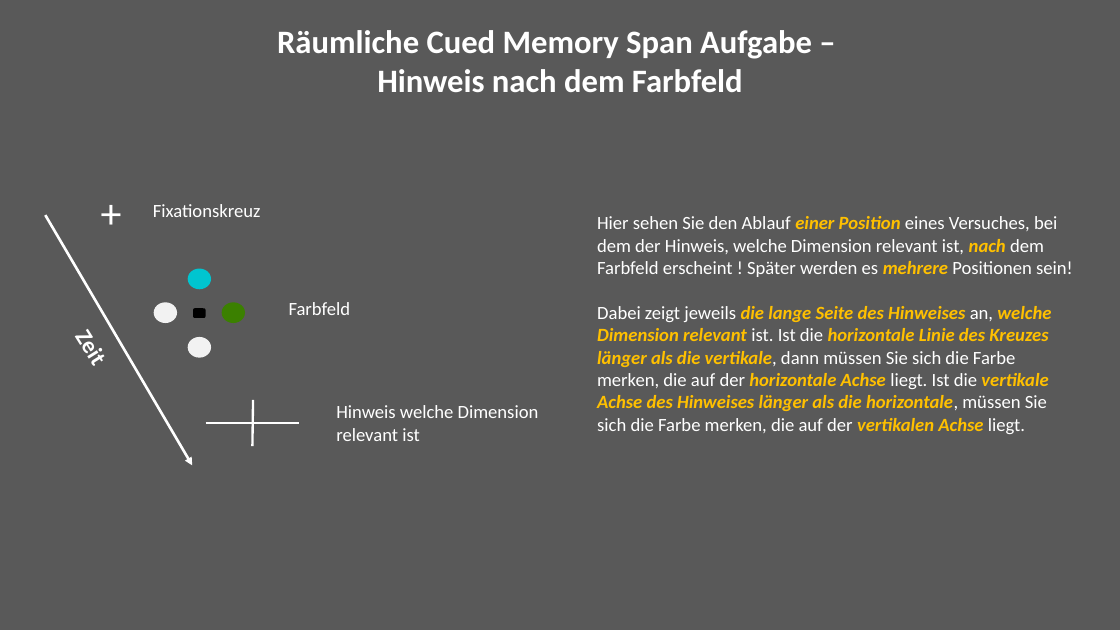
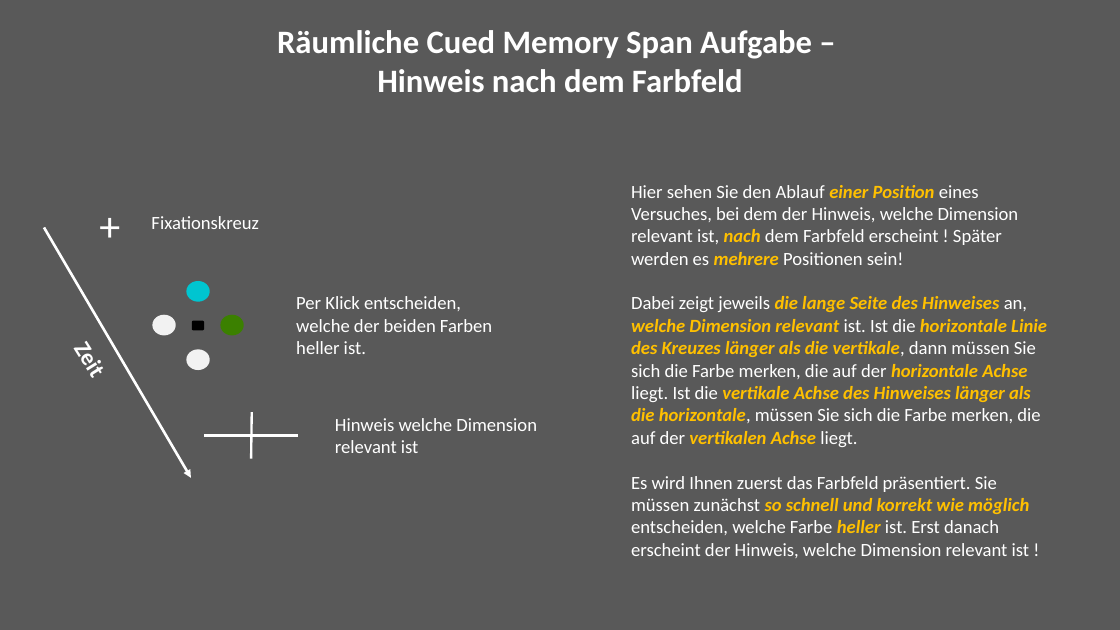
Before and after one commit to jgman86/neurocognitive-psychometrics, a slide deck: slide 4 of M3-ExpSpatial/Instructions/Instructions_spatial.pptx. Drawn at 1120x630 pixels with LibreOffice and Linux fonts; fonts in the diff are those of the drawing. Boxes give left, top, right and bottom in pixels: in the first picture for what was removed or moved away, otherwise in the second. Text is boxed around its words. In the diff, an @@ line names an element or a change of style, - is before the commit and + after.

```diff
--- a/M3-ExpSpatial/Instructions/Instructions_spatial.pptx
+++ b/M3-ExpSpatial/Instructions/Instructions_spatial.pptx
@@ text "Hier sehen Sie den Ablauf ...": place and size @@
-text "Hier sehen Sie den Ablauf ..." at bbox=[597, 216, 1073, 434]
+text "Hier sehen Sie den Ablauf ..." at bbox=[631, 185, 1047, 558]
@@ text added at bbox=[296, 296, 492, 354], 16 pt, text #FFFFFF @@
+Per Klick entscheiden,
+welche der beiden Farben
+heller ist.
@@ text removed at bbox=[289, 302, 351, 315] @@
-Farbfeld
@@ 3 ellipses, 2 texts, 1 rounded rectangle, 1 arrow, 1 line: place and size @@
-3 ellipses, 2 texts, 1 rounded rectangle, 1 arrow, 1 line at bbox=[45, 182, 253, 465]
+3 ellipses, 2 texts, 1 rounded rectangle, 1 arrow, 1 line at bbox=[44, 195, 252, 478]
@@ 2 texts, 1 ellipse, 1 line: place and size @@
-2 texts, 1 ellipse, 1 line at bbox=[153, 204, 539, 441]
+2 texts, 1 ellipse, 1 line at bbox=[151, 216, 537, 453]
@@ text at bbox=[631, 476, 1030, 558]: paragraph added @@
+Es wird Ihnen zuerst das Farbfeld präsentiert. Sie müssen zunächst so schnell und korrekt wie möglich entscheiden, welche Farbe heller ist. Erst danach erscheint der Hinweis, welche Dimension relevant ist !
```
Also in this commit, not shown: 13 other slides changed, 2 slides added, 1 slide removed.
